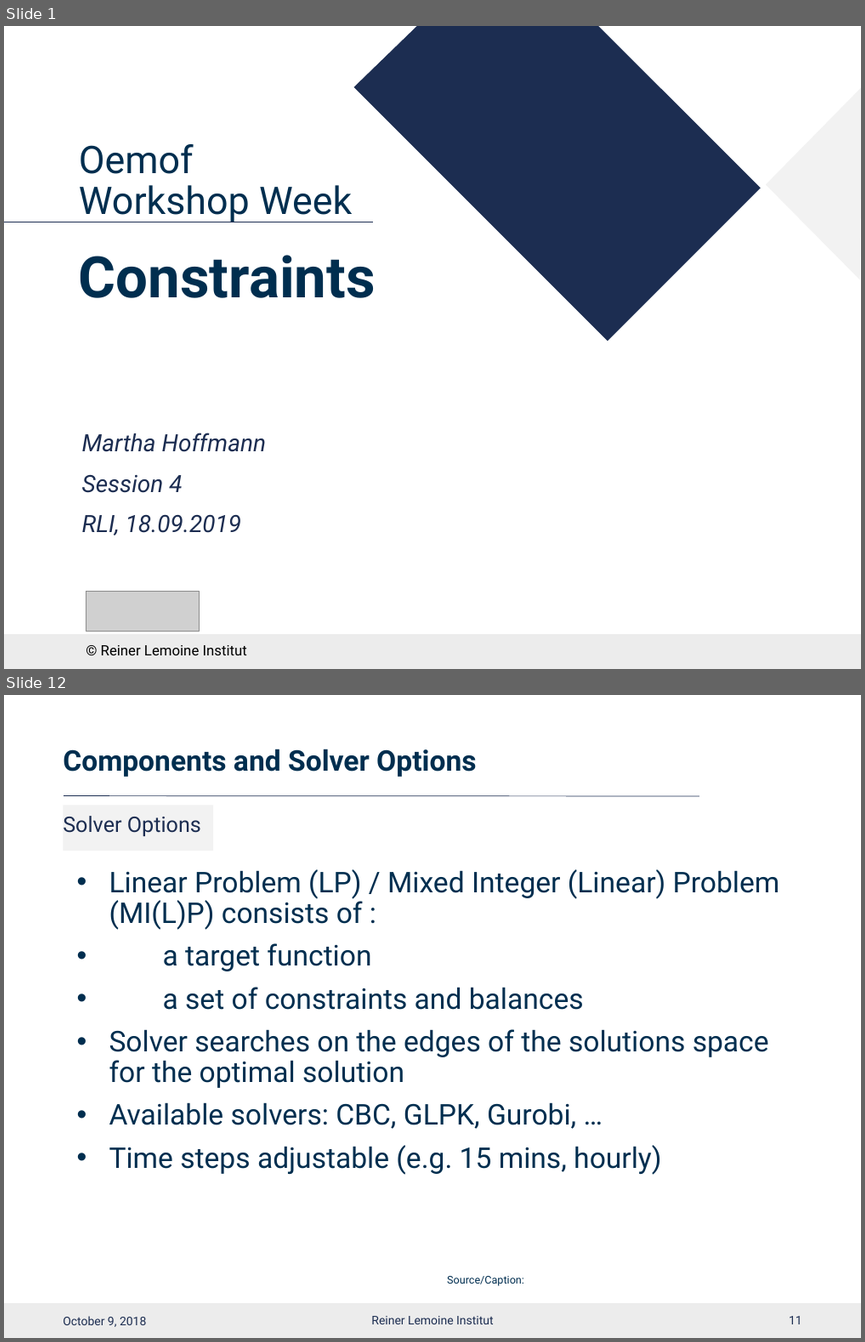
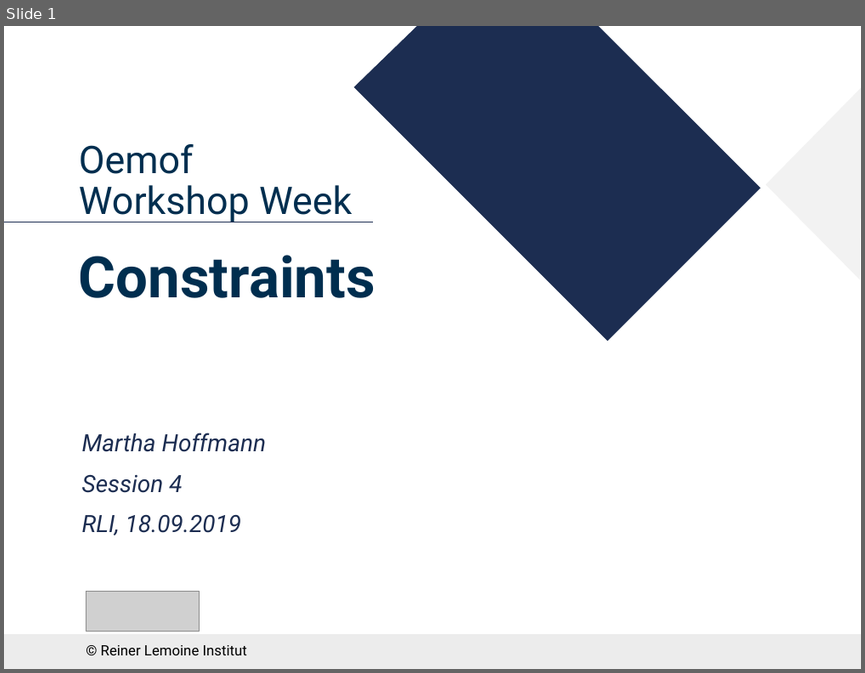
Before and after one commit to smartie2076/oemof_workshop, a slide deck: Oemof_Workshop_07_Constraints.pptx. Shown one above the other, each under a label of ours: slides 1 and 12 before the commit, slide 1 after it; the slides between them are not shown. The pictures are 865x1342 and 865x673 pixels, drawn with LibreOffice and Linux fonts; fonts in the diff are those of the drawing; grey boxes stand for pictures; background and template pictures are left out. Boxes give left, top, right and bottom in pixels: in the first picture for what was removed or moved away, otherwise in the second. Text is boxed around its words. In the diff, an @@ line names an element or a change of style, - is before the commit and + after.

```diff
--- a/Oemof_Workshop_07_Constraints.pptx
+++ b/Oemof_Workshop_07_Constraints.pptx
@@ slide 12 removed at [4,695,861,1338], background #FFFFFF; not listed: 1 template element that a slide beside it also shows @@
@@ title removed at [63,749,476,777] @@
-Components and Solver Options
@@ line removed from (64, 796) to (698, 796) @@
@@ subtitle removed at [64,805,213,850] @@
-Solver Options
@@ text removed at [109,869,780,1174] @@
-• Linear Problem (LP) / Mixed Integer (Linear) Problem (MI(L)P) consists of :
-• a target function
-• a set of constraints and balances
-• Solver searches on the edges of the solutions space for the optimal solution
-• Available solvers: CBC, GLPK, Gurobi, …
-• Time steps adjustable (e.g. 15 mins, hourly)
@@ text removed at [447,1276,524,1286] @@
-Source/Caption:
@@ text removed at [63,1315,146,1327] @@
-October 9, 2018
@@ text removed at [371,1315,493,1324] @@
-Reiner Lemoine Institut
@@ page number removed at [789,1315,802,1324] @@
-11
```
Also in this commit, not shown: 9 slides changed, 19 slides added, 3 other slides removed, 48 other files.
